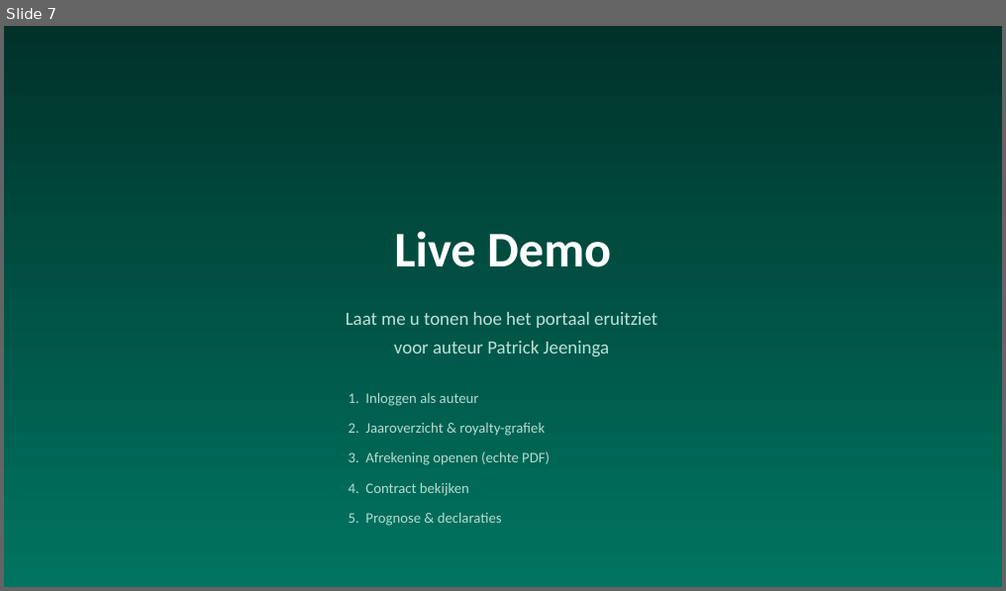
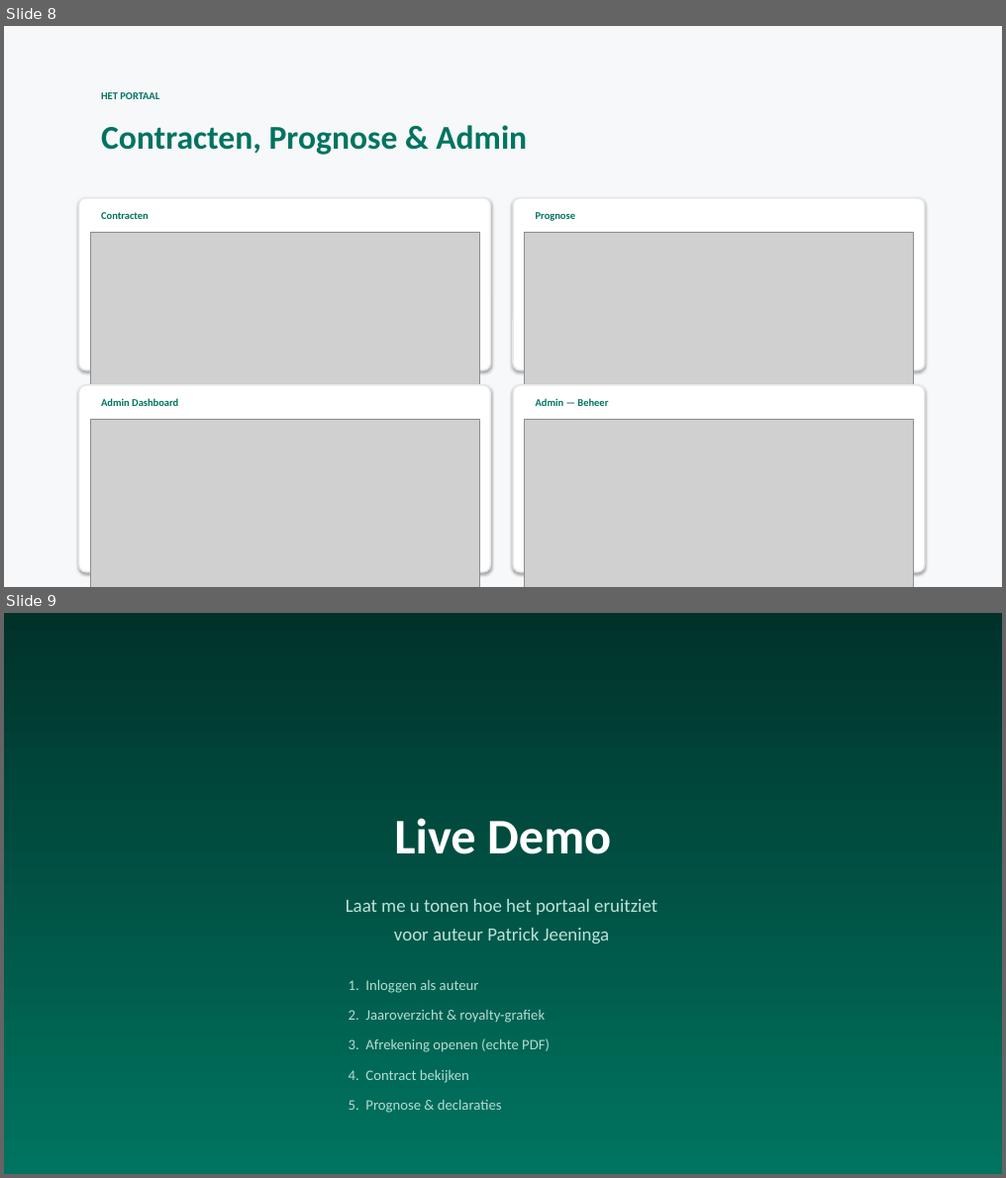
Before and after one commit to SingaporeCity/Royaltyportaal, a slide deck: pitch/Auteursportaal_Pitch.pptx. Shown one above the other, each under a label of ours: slide 7 before the commit, slides 8 and 9 after it. The pictures are 1006x591 and 1006x1178 pixels, drawn with LibreOffice and Linux fonts; fonts in the diff are those of the drawing; grey boxes stand for pictures. Boxes give left, top, right and bottom in pixels: in the first picture for what was removed or moved away, otherwise in the second. Text is boxed around its words. In the diff, an @@ line names an element or a change of style, - is before the commit and + after.

```diff
--- a/pitch/Auteursportaal_Pitch.pptx
+++ b/pitch/Auteursportaal_Pitch.pptx
@@ slide 8 added at (4,26,1002,587), background #F7F8FA @@
@@ text added at (101,92,159,99), 10 pt, text #007460, bold @@
+HET PORTAAL
@@ text added at (101,125,527,155), 32 pt, text #007460, bold @@
+Contracten, Prognose & Admin
@@ rounded rectangle added at (79,198,491,371), fill #FFFFFF, outline #E5E7EB 1.5 pt @@
@@ rounded rectangle added at (513,198,925,371), fill #FFFFFF, outline #E5E7EB 1.5 pt @@
@@ picture added at (90,232,479,475) @@
@@ text added at (101,212,149,219), 10 pt, text #007460, bold @@
+Contracten
@@ picture added at (525,232,914,475) @@
@@ text added at (536,212,575,221), 10 pt, text #007460, bold @@
+Prognose
@@ rounded rectangle added at (79,385,491,572), fill #FFFFFF, outline #E5E7EB 1.5 pt @@
@@ text added at (101,398,178,406), 10 pt, text #007460, bold @@
+Admin Dashboard
@@ rounded rectangle added at (513,385,925,572), fill #FFFFFF, outline #E5E7EB 1.5 pt @@
@@ text added at (536,398,608,406), 10 pt, text #007460, bold @@
+Admin — Beheer
@@ picture added at (90,419,479,587) @@
@@ picture added at (525,419,914,587) @@
@@ what was slide 7 is now slide 9 @@
```
Also in this commit, not shown: 1 other slide added, 14 other files.
